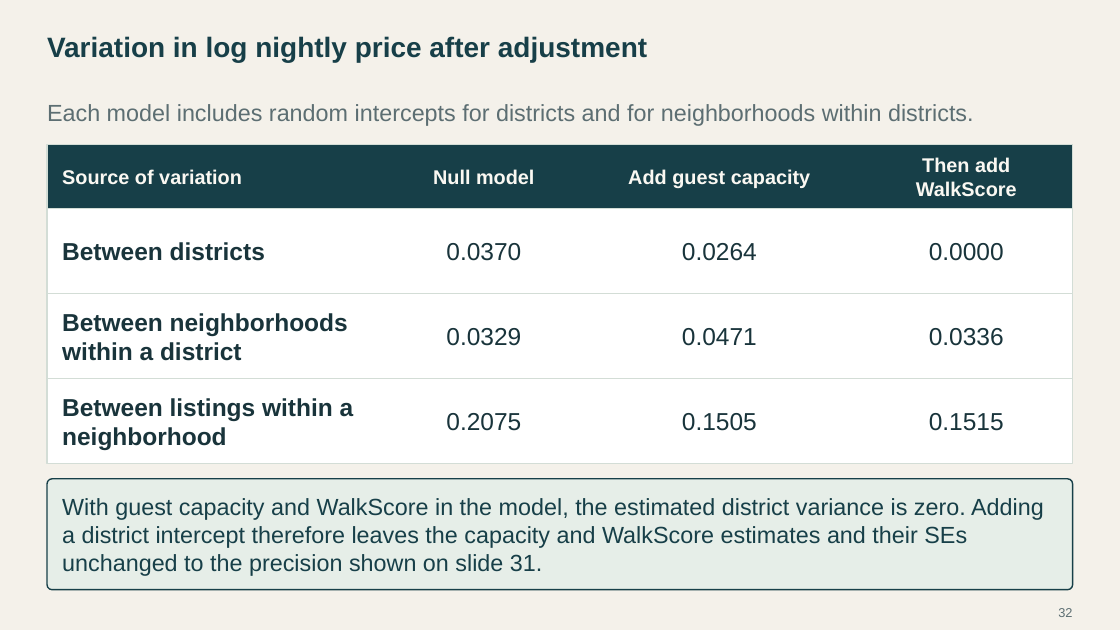
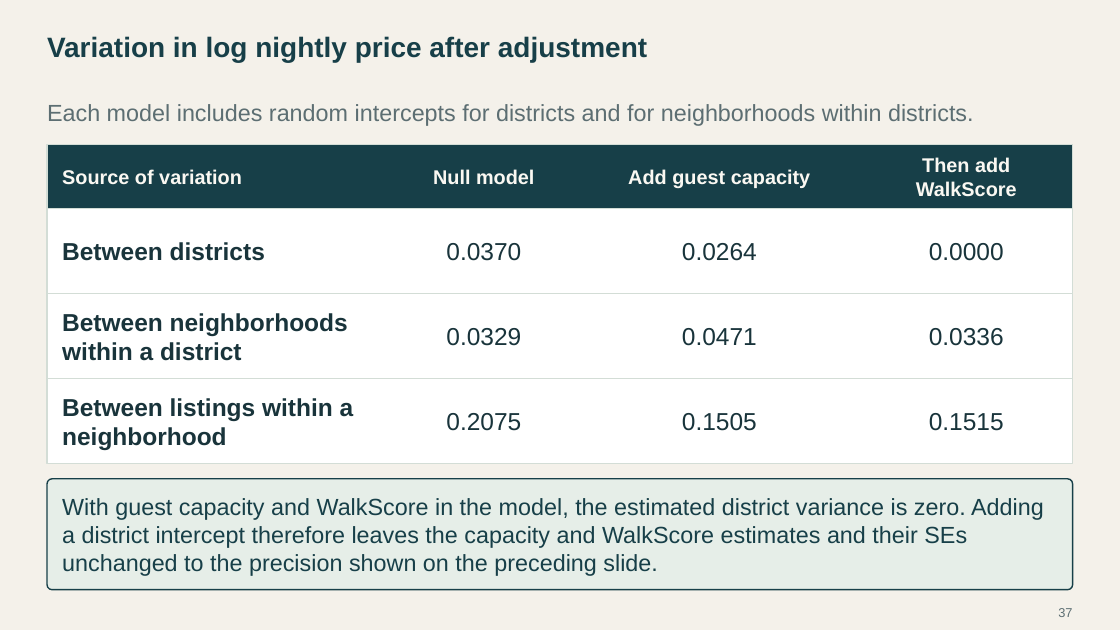
Before and after one commit to Postmus/BeyondMLR, a slide deck: slide 37 of lectures_2627/week3/Beyond_MLR_Week_3.pptx (slide 32 before the commit). Drawn at 1120x630 pixels with LibreOffice and Linux fonts; fonts in the diff are those of the drawing. Boxes give left, top, right and bottom in pixels: in the first picture for what was removed or moved away, otherwise in the second. Text is boxed around its words. In the diff, an @@ line names an element or a change of style, - is before the commit and + after.

```diff
--- a/lectures_2627/week3/Beyond_MLR_Week_3.pptx
+++ b/lectures_2627/week3/Beyond_MLR_Week_3.pptx
@@ text at (62, 498, 1044, 576): text changed @@
-With guest capacity and WalkScore in the model, the estimated district variance is zero. Adding a district intercept therefore leaves the capacity and WalkScore estimates and their SEs unchanged to the precision shown on slide 31.
+With guest capacity and WalkScore in the model, the estimated district variance is zero. Adding a district intercept therefore leaves the capacity and WalkScore estimates and their SEs unchanged to the precision shown on the preceding slide.
@@ page number at (1058, 608, 1072, 617): text changed @@
-32
+37
```
Also in this commit, not shown: 6 other slides changed, 6 slides added, 1 slide removed, 21 other files.
